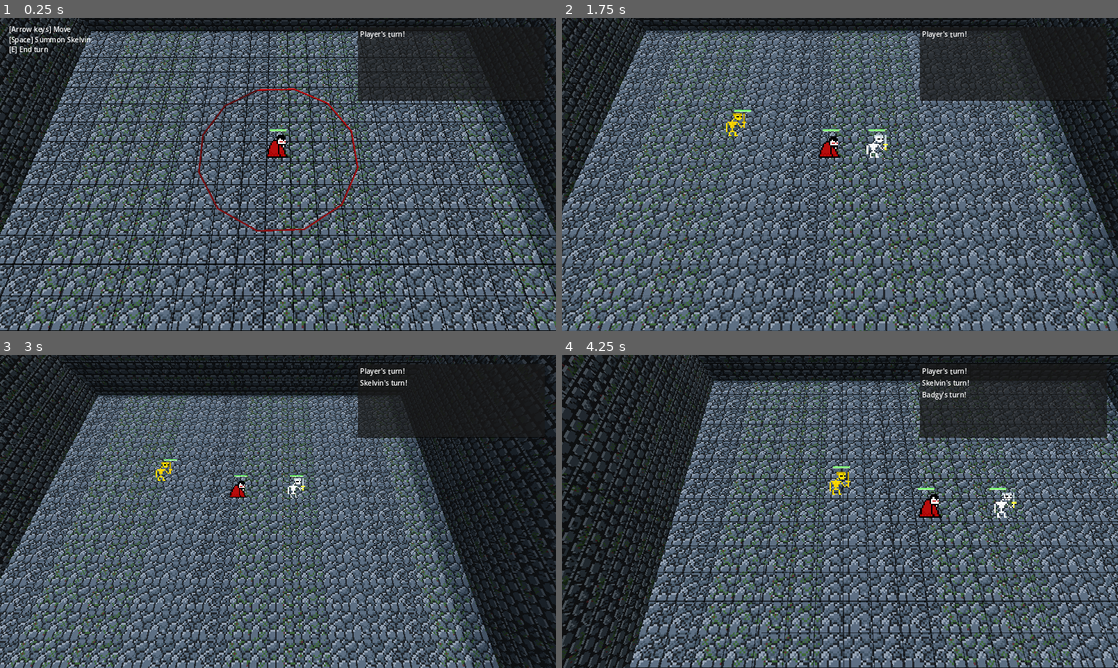
Above: before the commit, frames 1-4 (two rows, left to right).
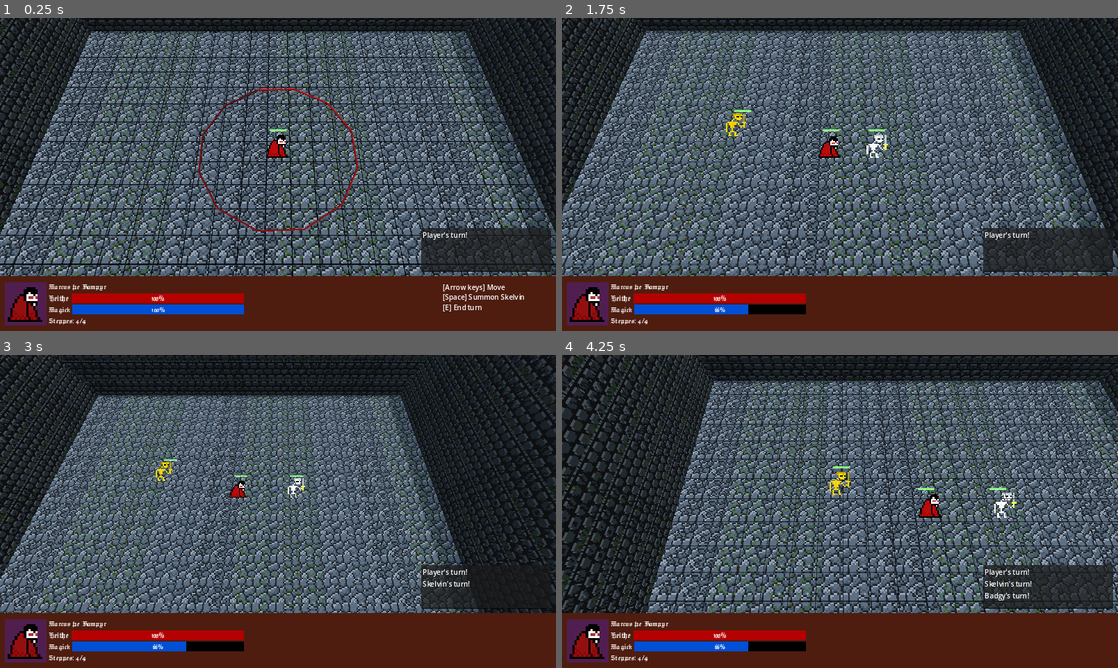
Above: after the commit, the same moments.

Repository: FlamingRat/ldjam55
Game: Godot game, scene res://levels/overworld.tscn
Same seed, same stepped clock (60 frames per second), same inputs: the game is played once before the commit and once after it.
Inputs:
- Up to frame 1 (0.25 s): no input
- Up to frame 2 (1.75 s): tap Enter (ui_accept) at 0.5, 0.77, 1.25, 1.52 s; hold Right (ui_right) 0.53-1.28 s; tap E (end_turn) at 0.6, 1.35 s; hold Down (ui_down) from 1.28 s (still down)
- Up to frame 3 (3 s): release Down (ui_down) at 2.03 s; hold Right (ui_right) 2.03-2.78 s; tap E (end_turn) at 2.1, 2.85 s; hold Up (ui_up) from 2.78 s (still down)
- Up to frame 4 (4.25 s): tap Enter (ui_accept) at 3.02, 3.77 s; release Up (ui_up) at 3.53 s; hold Left (ui_left) from 3.53 s (still down); tap E (end_turn) at 3.6 s

The runs differ from the first frame. In frame 1, 24% of the frame differs, in the area x 0-100%, y 2-100%; in frame 2, 24%; in frame 3, 21%; in frame 4, 24%.

Commit message:
Add UI

Diff:
--- a/levels/overworld.tscn
+++ b/levels/overworld.tscn
@@ -10,7 +10,12 @@
 [ext_resource type="Script" path="res://levels/commands.gd" id="8_imarg"]
 [ext_resource type="Texture2D" uid="uid://c4hnbbj2m6iaj" path="res://ui/vamper_walls.png" id="9_5nfgd"]
 [ext_resource type="Texture2D" uid="uid://kt057pvlb8b2" path="res://ui/vampetiles.png" id="9_p8bsw"]
+[ext_resource type="Texture2D" uid="uid://d08cml40d016x" path="res://ui/vamper_picture.png" id="9_tfyth"]
+[ext_resource type="Theme" uid="uid://ckjd70sogfw06" path="res://ui/main_theme.tres" id="10_ow2lw"]
 [ext_resource type="AudioStream" uid="uid://74t3jhdm6qg8" path="res://ui/sound/vampeta_music.mp3" id="11_hqhkr"]
+[ext_resource type="Script" path="res://ui/health_bar.gd" id="11_vf875"]
+[ext_resource type="Script" path="res://ui/steps_indicator.gd" id="12_5lp8k"]
+[ext_resource type="Script" path="res://ui/mana_bar.gd" id="12_vpdck"]
 
 [sub_resource type="ProceduralSkyMaterial" id="ProceduralSkyMaterial_c5vxg"]
 sky_horizon_color = Color(0.64625, 0.65575, 0.67075, 1)
@@ -62,6 +67,9 @@
 "new_animation": SubResource("Animation_1tngm")
 }
 
+[sub_resource type="StyleBoxFlat" id="StyleBoxFlat_g1nvi"]
+bg_color = Color(0, 0.309804, 0.843137, 1)
+
 [sub_resource type="FastNoiseLite" id="FastNoiseLite_7smoa"]
 offset = Vector3(0.5, 0.5, 0.5)
 fractal_gain = 0.75
@@ -179,28 +187,138 @@
 [node name="CanvasLayer" type="CanvasLayer" parent="."]
 
 [node name="Log" type="TextEdit" parent="CanvasLayer"]
+custom_minimum_size = Vector2(300, 0)
+offset_left = 969.0
+offset_top = 483.0
+offset_right = 1269.0
+offset_bottom = 584.0
+theme = ExtResource("10_ow2lw")
+theme_override_colors/font_readonly_color = Color(1, 1, 1, 1)
+placeholder_text = "Player's Turn!"
+editable = false
+wrap_mode = 1
+script = ExtResource("6_c8um8")
+
+[node name="ColorRect" type="ColorRect" parent="CanvasLayer"]
+anchors_preset = 12
+anchor_top = 1.0
+anchor_right = 1.0
+anchor_bottom = 1.0
+offset_top = -127.0
+grow_horizontal = 2
+grow_vertical = 0
+color = Color(0.305882, 0.113725, 0.0627451, 1)
+
+[node name="HBoxContainer" type="HBoxContainer" parent="CanvasLayer/ColorRect"]
+layout_mode = 1
 anchors_preset = 15
 anchor_right = 1.0
 anchor_bottom = 1.0
-offset_left = 824.0
-offset_top = 21.0
-offset_right = -26.0
-offset_bottom = -529.0
+offset_left = 11.0
+offset_top = 17.0
+offset_right = -11.0
+offset_bottom = -14.0
 grow_horizontal = 2
 grow_vertical = 2
-theme_override_colors/font_readonly_color = Color(1, 1, 1, 1)
-editable = false
-wrap_mode = 1
-script = ExtResource("6_c8um8")
-
-[node name="Commands" type="RichTextLabel" parent="CanvasLayer"]
-offset_left = 20.0
-offset_top = 15.0
-offset_right = 340.0
-offset_bottom = 207.0
+
+[node name="ColorRect" type="ColorRect" parent="CanvasLayer/ColorRect/HBoxContainer"]
+clip_children = 2
+custom_minimum_size = Vector2(96, 0)
+layout_mode = 2
+color = Color(0.317647, 0.117647, 0.313726, 1)
+
+[node name="TextureRect" type="TextureRect" parent="CanvasLayer/ColorRect/HBoxContainer/ColorRect"]
+layout_mode = 1
+anchors_preset = 8
+anchor_left = 0.5
+anchor_top = 0.5
+anchor_right = 0.5
+anchor_bottom = 0.5
+offset_left = -41.0
+offset_top = -44.0
+offset_right = 44.0
+offset_bottom = 41.0
+grow_horizontal = 2
+grow_vertical = 2
+texture = ExtResource("9_tfyth")
+
+[node name="VBoxContainer" type="VBoxContainer" parent="CanvasLayer/ColorRect/HBoxContainer"]
+custom_minimum_size = Vector2(450, 0)
+layout_mode = 2
+size_flags_vertical = 4
+alignment = 1
+
+[node name="Name" type="Label" parent="CanvasLayer/ColorRect/HBoxContainer/VBoxContainer"]
+layout_mode = 2
+size_flags_vertical = 1
+theme = ExtResource("10_ow2lw")
+text = "Marcus þe Vampyr"
+
+[node name="HBoxContainer" type="HBoxContainer" parent="CanvasLayer/ColorRect/HBoxContainer/VBoxContainer"]
+layout_mode = 2
+
+[node name="HealthIndicator" type="Label" parent="CanvasLayer/ColorRect/HBoxContainer/VBoxContainer/HBoxContainer"]
+custom_minimum_size = Vector2(50, 0)
+layout_mode = 2
+size_flags_vertical = 3
+theme = ExtResource("10_ow2lw")
+text = "Helthe"
+
+[node name="ProgressBar" type="ProgressBar" parent="CanvasLayer/ColorRect/HBoxContainer/VBoxContainer/HBoxContainer" node_paths=PackedStringArray("player")]
+layout_mode = 2
+size_flags_horizontal = 3
+size_flags_vertical = 1
+theme = ExtResource("10_ow2lw")
+value = 100.0
+script = ExtResource("11_vf875")
+player = NodePath("../../../../../../Player")
+
+[node name="HBoxContainer2" type="HBoxContainer" parent="CanvasLayer/ColorRect/HBoxContainer/VBoxContainer"]
+layout_mode = 2
+
+[node name="ManaIndicator" type="Label" parent="CanvasLayer/ColorRect/HBoxContainer/VBoxContainer/HBoxContainer2"]
+custom_minimum_size = Vector2(50, 0)
+layout_mode = 2
+size_flags_vertical = 3
+theme = ExtResource("10_ow2lw")
+text = "Magick"
+
+[node name="ProgressBar" type="ProgressBar" parent="CanvasLayer/ColorRect/HBoxContainer/VBoxContainer/HBoxContainer2" node_paths=PackedStringArray("player")]
+layout_mode = 2
+size_flags_horizontal = 3
+size_flags_vertical = 1
+theme = ExtResource("10_ow2lw")
+theme_override_styles/fill = SubResource("StyleBoxFlat_g1nvi")
+value = 100.0
+script = ExtResource("12_vpdck")
+player = NodePath("../../../../../../Player")
+
+[node name="HBoxContainer3" type="HBoxContainer" parent="CanvasLayer/ColorRect/HBoxContainer/VBoxContainer"]
+layout_mode = 2
+
+[node name="StepsIndicator" type="Label" parent="CanvasLayer/ColorRect/HBoxContainer/VBoxContainer/HBoxContainer3" node_paths=PackedStringArray("player")]
+custom_minimum_size = Vector2(50, 0)
+layout_mode = 2
+size_flags_vertical = 3
+theme = ExtResource("10_ow2lw")
+text = "Steppes: 4/4"
+script = ExtResource("12_5lp8k")
+player = NodePath("../../../../../../Player")
+
+[node name="Justify" type="Control" parent="CanvasLayer/ColorRect/HBoxContainer"]
+layout_mode = 2
+size_flags_horizontal = 3
+
+[node name="Commands" type="RichTextLabel" parent="CanvasLayer/ColorRect/HBoxContainer"]
+custom_minimum_size = Vector2(250, 0)
+layout_mode = 2
+theme = ExtResource("10_ow2lw")
+bbcode_enabled = true
 text = "[Arrow keys] Move
 [Space] Summon Skelvin
-[E] End turn"
+[E] End turn,+
+"
+shortcut_keys_enabled = false
 script = ExtResource("8_imarg")
 
 [node name="FloorTexture" type="MeshInstance3D" parent="."]
--- a/player/player.gd
+++ b/player/player.gd
@@ -5,6 +5,7 @@
 @export var skelvin: PackedScene
 @export var movement_speed: int
 @export var mana: int = 1
+@export var mana_regen: int = 1
 @export var summon_range: int = 2
 @onready var notify_sfx := $NotifySFX
 @onready var movement := $CharacterMovementController
@@ -36,7 +37,7 @@
 
 func _on_character_turn_listener_on_turn():
 	steps_available = movement_speed
-	current_mana = mana
+	current_mana = min(current_mana + mana_regen, mana)
 	notify_sfx.play()
 
 func turn_input_listener():
--- a/player/player.tscn
+++ b/player/player.tscn
@@ -110,7 +110,7 @@
 script = ExtResource("1_armax")
 skelvin = ExtResource("2_uva74")
 movement_speed = 4
-mana = 2
+mana = 3
 summon_range = 3
 
 [node name="Sprite3D" type="Sprite3D" parent="."]
--- /dev/null
+++ b/ui/health_bar.gd
@@ -0,0 +1,11 @@
+extends ProgressBar
+class_name HealthBar
+
+
+@export var player: Player
+@onready var health: Health = player.get_node('Health')
+
+
+func _process(_delta):
+	max_value = health.max_health
+	value = health.current_health
--- /dev/null
+++ b/ui/main_theme.tres
@@ -0,0 +1,19 @@
+[gd_resource type="Theme" load_steps=4 format=3 uid="uid://ckjd70sogfw06"]
+
+[ext_resource type="FontFile" uid="uid://bs1ib8ecfq0vq" path="res://ui/Jacquard24-Regular.ttf" id="1_4nrwb"]
+
+[sub_resource type="StyleBoxFlat" id="StyleBoxFlat_lqxtp"]
+bg_color = Color(0, 0, 0, 1)
+
+[sub_resource type="StyleBoxFlat" id="StyleBoxFlat_nmf3i"]
+bg_color = Color(0.705882, 0, 0, 1)
+
+[resource]
+Label/colors/font_color = Color(1, 1, 1, 1)
+Label/font_sizes/font_size = 20
+Label/fonts/font = ExtResource("1_4nrwb")
+ProgressBar/colors/font_color = Color(1, 1, 1, 1)
+ProgressBar/font_sizes/font_size = 20
+ProgressBar/fonts/font = ExtResource("1_4nrwb")
+ProgressBar/styles/background = SubResource("StyleBoxFlat_lqxtp")
+ProgressBar/styles/fill = SubResource("StyleBoxFlat_nmf3i")
--- /dev/null
+++ b/ui/mana_bar.gd
@@ -0,0 +1,10 @@
+extends ProgressBar
+class_name ManaBar
+
+
+@export var player: Player
+
+
+func _process(_delta):
+	max_value = player.mana
+	value = player.current_mana
--- /dev/null
+++ b/ui/steps_indicator.gd
@@ -0,0 +1,11 @@
+extends Label
+class_name StepsIndicator
+
+
+@export var text_template: String = "Steppes: {}"
+@export var player: Player
+
+
+func _process(_delta):
+	var steps_text = str(player.steps_available) + '/' + str(player.movement_speed)
+	text = text_template.replace('{}', steps_text)
Not shown: 1 places in levels/overworld.tscn that only renumber resources
Binary file added: ui/Jacquard24-Regular.ttf
Not shown, added: ui/Jacquard24-Regular.ttf.import
Binary file added: ui/vamper_picture.png
Not shown, added: ui/vamper_picture.png.import
